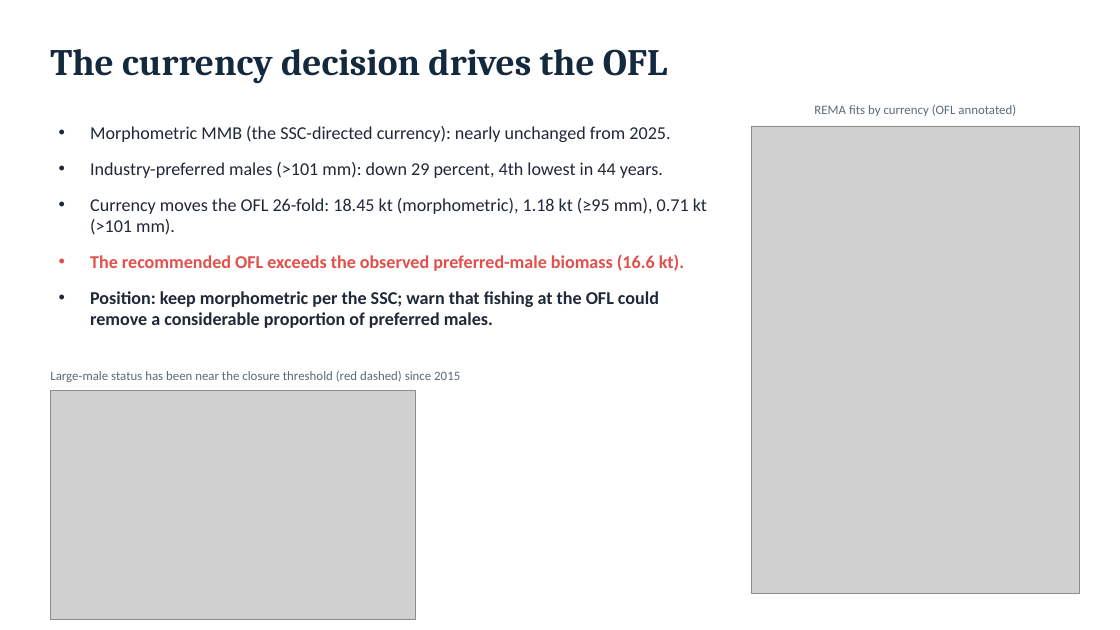
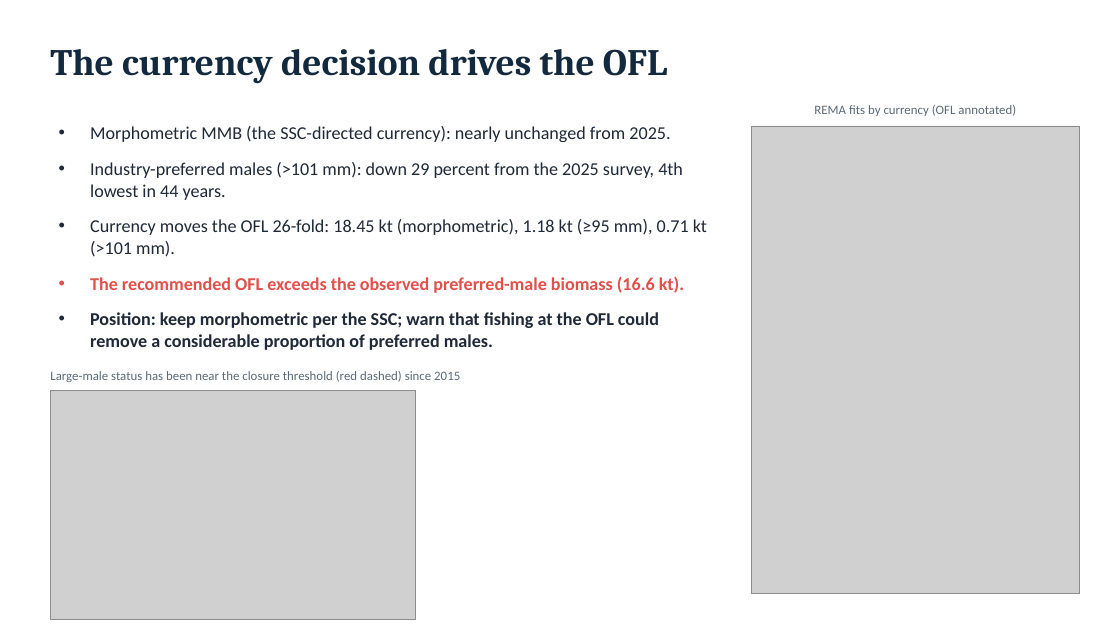
Before and after one commit to szuwalski/snow_sept, a slide deck: slide 2 of docs/2026_snowcrab_leadership_briefing.pptx. Drawn at 1120x630 pixels with LibreOffice and Linux fonts; fonts in the diff are those of the drawing; grey boxes stand for pictures. Boxes give left, top, right and bottom in pixels: in the first picture for what was removed or moved away, otherwise in the second. Text is boxed around its words. In the diff, an @@ line names an element or a change of style, - is before the commit and + after.

```diff
--- a/docs/2026_snowcrab_leadership_briefing.pptx
+++ b/docs/2026_snowcrab_leadership_briefing.pptx
@@ text at box(90, 162, 683, 200): text changed @@
-• Industry-preferred males (>101 mm): down 29 percent, 4th lowest in 44 years.
+• Industry-preferred males (>101 mm): down 29 percent from the 2025 survey, 4th lowest in 44 years.
```
Also in this commit, not shown: 7 other files.
